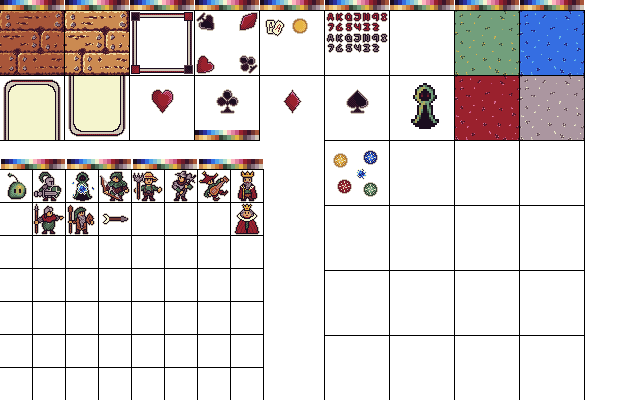
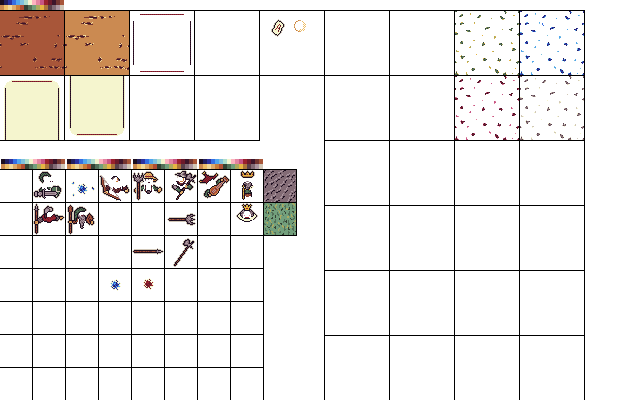
Two versions of the same layered image (640x400). Layer-by-layer changes:
painted on "Layer #4" over <box>132,194,295,267</box>
painted on "Layer #3" over <box>264,170,296,235</box>
painted on "Layer #2" over <box>110,168,367,291</box>
hid "Layer #1", painted on it over <box>0,0,584,291</box>
painted on "Layer" over <box>264,169,297,236</box>
